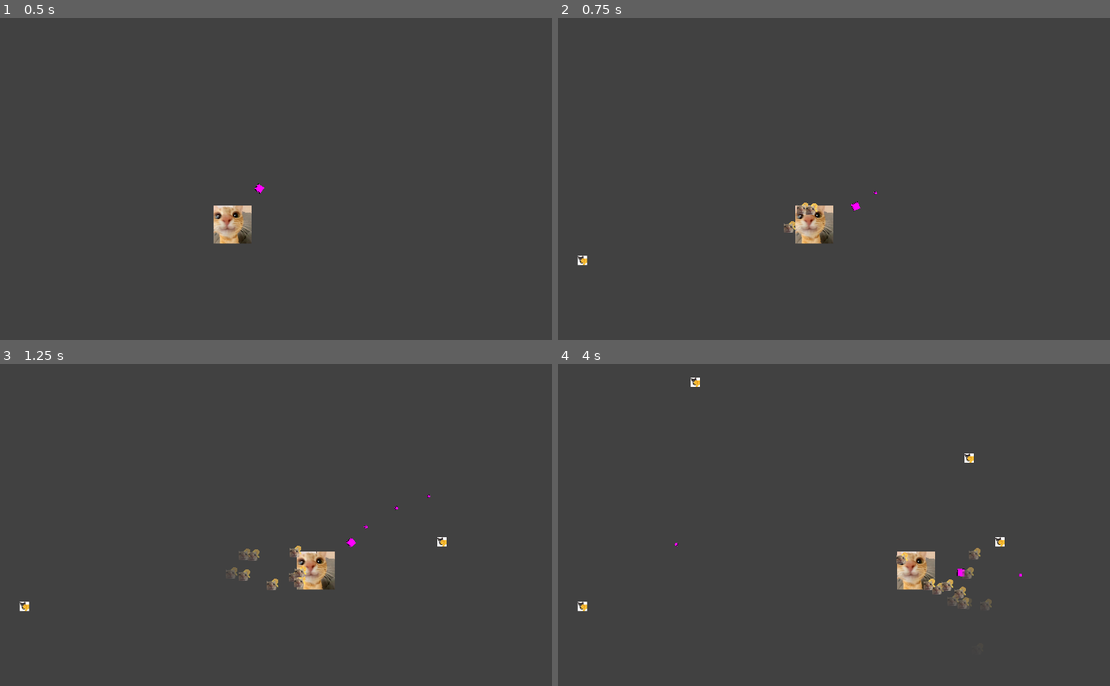
Above: before the commit, frames 1-4 (two rows, left to right).
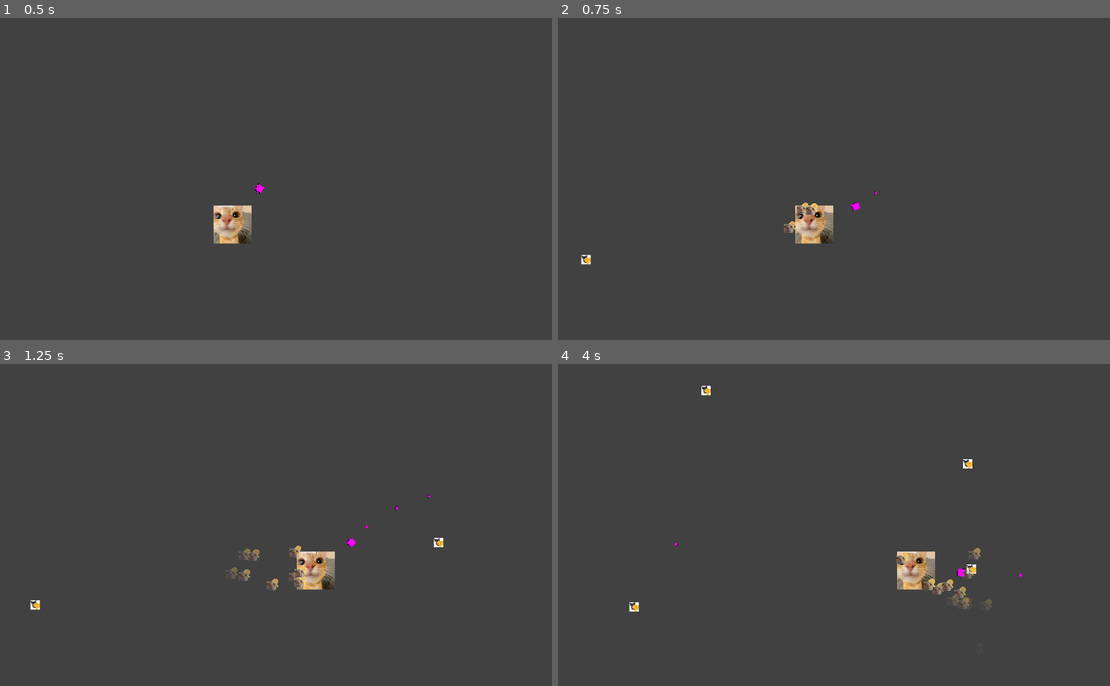
Above: after the commit, the same moments.

Repository: kinghos/GMTK-Game-Jam-2026
Game: Godot game, scene res://scenes/test.tscn
Two runs of this game, one before a commit and one after it. Both use one fixed random seed, a clock stepped at 60 frames per second and the inputs below.
Inputs (mouse positions are in pixels of both pictures, inside the frame that each line leads up to):
- Up to frame 1 (0.5 s): no input
- Up to frame 2 (0.75 s): tap Enter at 0.5 s; move the mouse to (949, 162) at 0.52 s; press the mouse at (949, 162) at 0.53 s; hold D (Right) from 0.53 s (still down)
- Up to frame 3 (1.25 s): keep holding D (Right)
- Up to frame 4 (4 s): move the mouse to (707, 541) at 1.27 s; release D (Right) at 1.28 s; release the mouse at (707, 541) at 1.28 s; hold S (Down) 1.28-2.03 s; click (707, 541) at 1.35 s; move the mouse to (883, 454) at 2.02 s; press the mouse at (883, 454) at 2.03 s; hold D (Right) 2.03-2.78 s; move the mouse to (795, 589) at 2.77 s; release the mouse at (795, 589) at 2.78 s; hold W (Up) 2.78-3.53 s; click (795, 589) at 2.85 s; move the mouse to (994, 573) at 3.52 s; press the mouse at (994, 573) at 3.53 s; hold A (Left) from 3.53 s (still down)

Frame 1 is identical in both runs. In frame 2, less than 0.1% of the frame differs, in the area x 3-6%, y 73-77%; in frame 3, 0.2%; in frame 4, 0.4%, in the area x 3-81%, y 4-77%.

Commit message:
enemy follow

Diff:
--- a/scenes/enemies/base_enemy.gd
+++ b/scenes/enemies/base_enemy.gd
@@ -4,4 +4,11 @@
 var enemy_type;
 var hp;
 var damage;
-var speed;
+@export var speed = 0;
+
+func attack_player():
+	velocity = global_position.direction_to(Globals.player.global_position) * speed
+	move_and_slide()
+
+func _process(delta: float) -> void:
+	attack_player()
--- /dev/null
+++ b/scenes/enemies/fodder.gd
@@ -0,0 +1 @@
+extends Enemy
--- a/scenes/enemies/fodder.tscn
+++ b/scenes/enemies/fodder.tscn
@@ -1,5 +1,8 @@
 [gd_scene format=3 uid="uid://cyaef5g41qd5j"]
 
 [ext_resource type="PackedScene" uid="uid://hqm0xru0ae3j" path="res://scenes/enemies/base_enemy.tscn" id="1_2nr0v"]
+[ext_resource type="Script" uid="uid://c8y8ny6agevnm" path="res://scenes/enemies/fodder.gd" id="2_cll0f"]
 
 [node name="BaseEnemy" unique_id=1193687902 instance=ExtResource("1_2nr0v")]
+script = ExtResource("2_cll0f")
+speed = 50
Not shown, added: scenes/enemies/fodder.gd.uid
